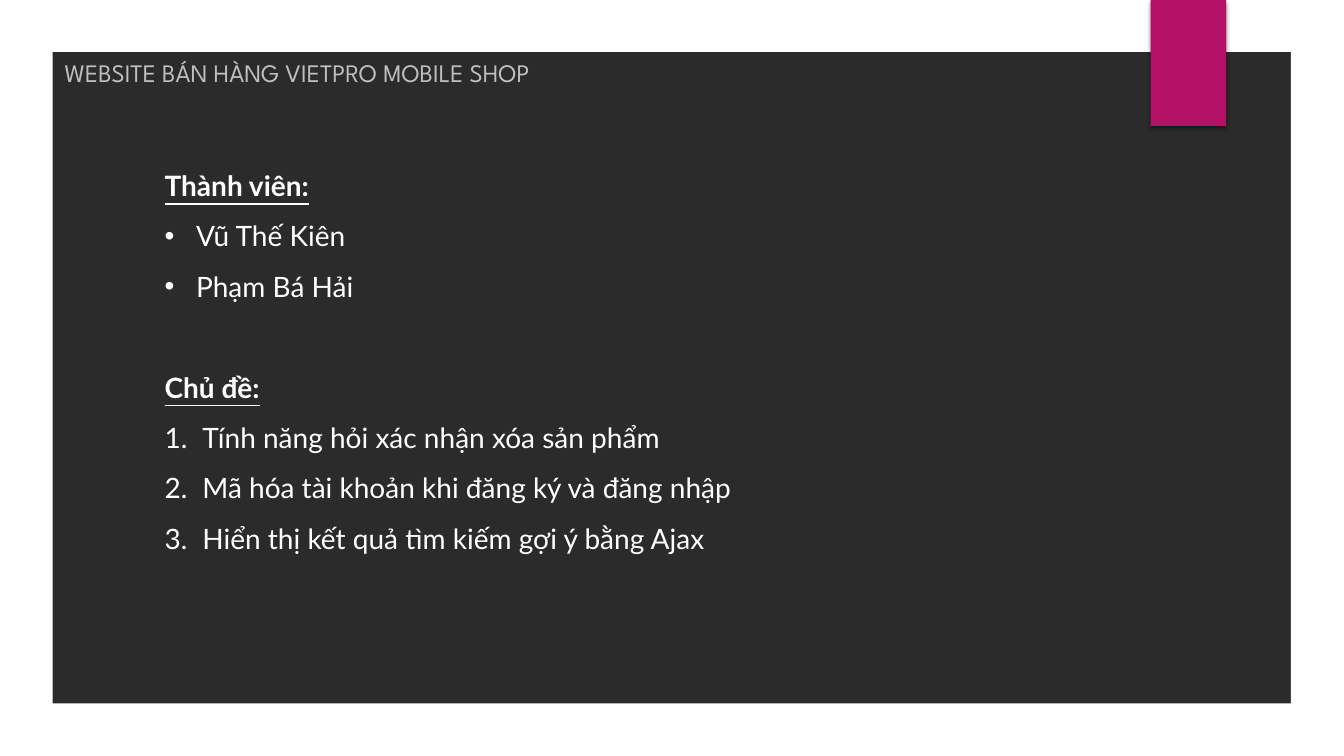
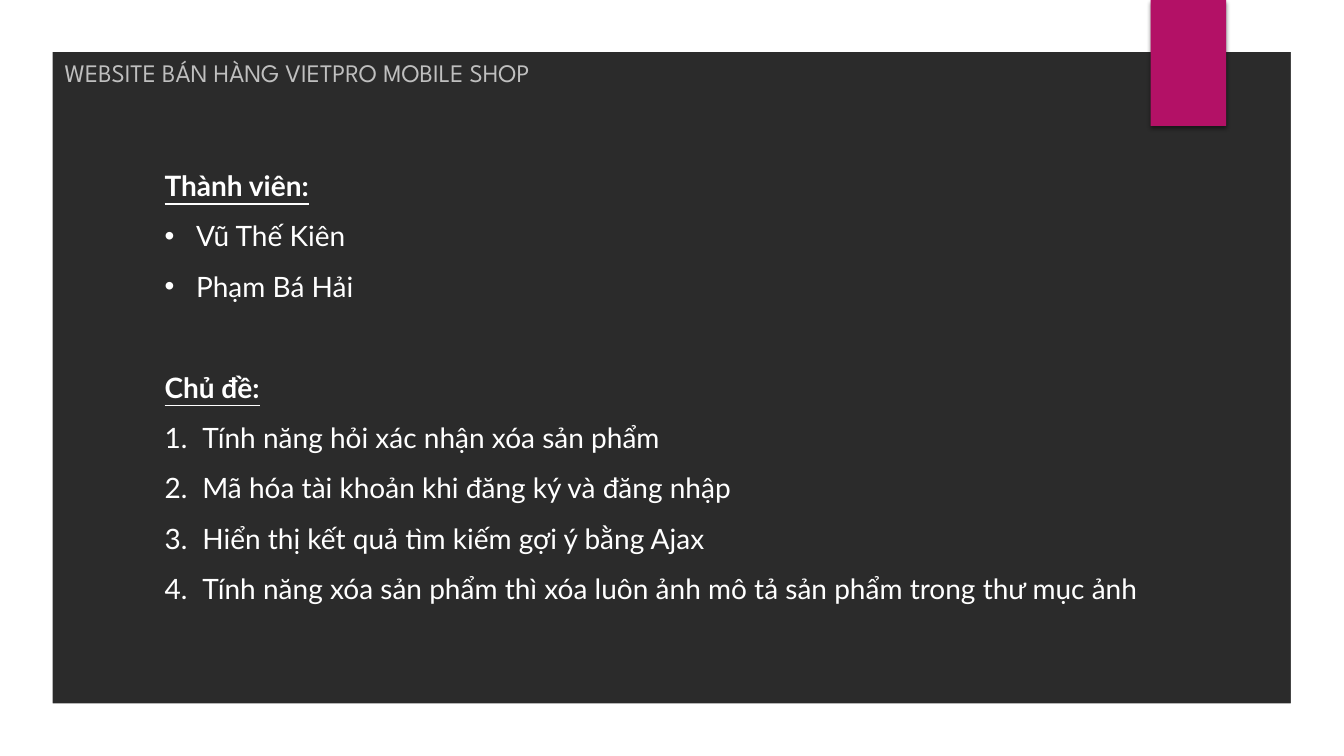
Before and after one commit to CuBeof/mobile_shop, a slide deck: slide 2 of Bảo vệ đồ án PHP Fullstack.pptx. Drawn at 1344x756 pixels with LibreOffice and Linux fonts; fonts in the diff are those of the drawing; background and template pictures are left out; a plain dark background stands for a picture behind light text. Boxes give left, top, right and bottom in pixels: in the first picture for what was removed or moved away, otherwise in the second. Text is boxed around its words. In the diff, an @@ line names an element or a change of style, - is before the commit and + after.

Commit message:
Thêm mục xóa sản phẩm thì xóa luôn ảnh

```diff
--- a/Bảo vệ đồ án PHP Fullstack.pptx
+++ b/Bảo vệ đồ án PHP Fullstack.pptx
@@ text at box(202, 576, 1137, 604): paragraph added @@
+4. Tính năng xóa sản phẩm thì xóa luôn ảnh mô tả sản phẩm trong thư mục ảnh
```
Also in this commit, not shown: 1 slide added, 2 other files.
